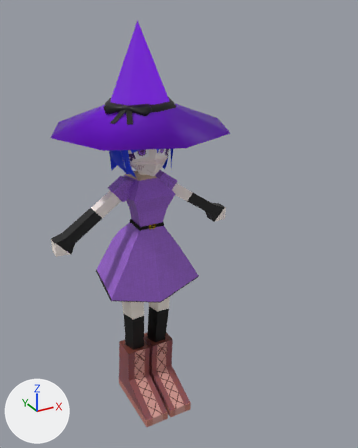
A saved change to the Blender file Animations/Molly_the_mage_Ref/molly the mage.blend.
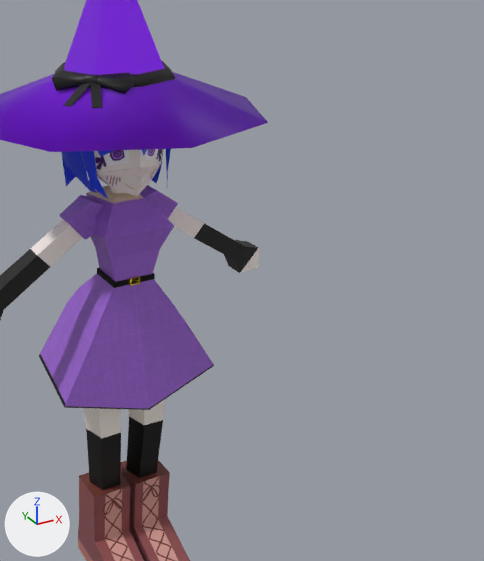
There are two pictures of each version: one whole from a 50 mm camera at (-1.2, -2.66, 2.62) aimed at (0.28, 0.04, 1.28), one close up on the part from 20% to 100% of the width and 14% to 87% of the height. Lighting does not change. The marker at lower left points along +X, +Y and +Z. The first two pictures are the older version.

Before the edit, the objects in view are built like this:
```python
me_cube_015 = bpy.data.meshes.new('Cube.015')
me_cube_015.from_pydata(...)  # 588 vertices, 564 faces; spans x -0.54..0.54, y -0.42..0.56, z 0.0..2.32
me_cube_015.materials.append(mat_boots_m)  # picture img_boots_png_001
me_cube_015.materials.append(mat_material_004)  # blue #0036e7
me_cube_015.materials.append(mat_skin)  # pale yellow #fff4e7
me_cube_015.materials.append(mat_eyes_m)  # picture img_eyes_png_001
me_cube_015.materials.append(mat_mouth_m)  # picture img_mouth_png_001
me_cube_015.materials.append(mat_torso_m)  # picture img_torso_png_001
me_cube_015.materials.append(mat_skirt)  # picture img_skirt_png_001
me_cube_015.materials.append(mat_material_006)  # purple #7b01e7
me_cube_015.materials.append(mat_material_005)  # black #000000
me_cube_015.materials.append(mat_arms_m)  # picture img_arms_png_001
me_cube_015.materials.append(mat_legs_m)  # picture img_legs_png_001
me_cube_015.materials.append(mat_material)  # black #000000
me_cube_015.materials.append(mat_material_001)  # yellow #e7c319
ob_mage = bpy.data.objects.new('mage ', me_cube_015)
ob_mage.location = (0.0, -0.078, -0.001)
ob_mage.scale = (1.1, 1.1, 1.1)
```
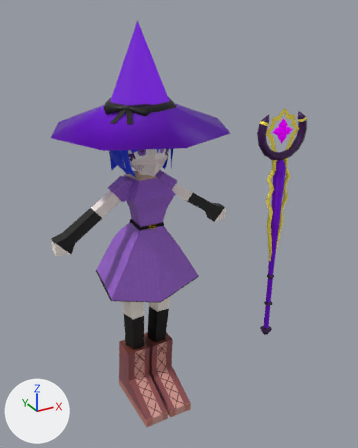
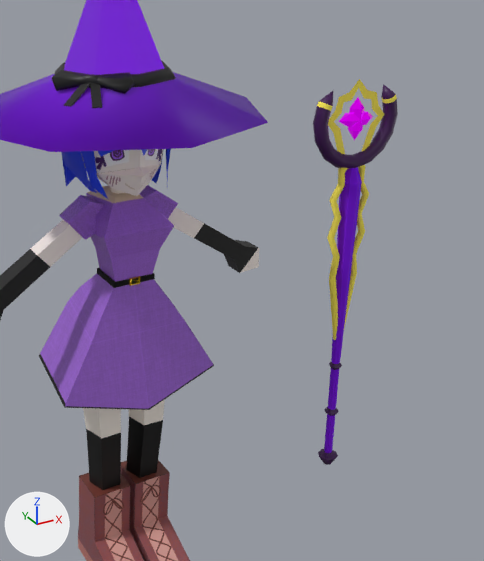
Edits to the bpy script that builds the scene:
```text
Add mat_rod:
    mat_rod = principled_material('rod')
    mat_rod.base_color = (0.198, 0.000304, 0.799)  # purple #7b01e7
    mat_rod.roughness = 1.0
Add mat_glow:
    mat_glow = principled_material('glow')
    mat_glow.base_color = (0.578, 0.0, 0.604)  # pink #c800cc
    mat_glow.metallic = 1.0
    mat_glow.roughness = 0.0
    mat_glow.emission_color = (0.325, 0.0, 0.448)  # purple #9a00b3
    mat_glow.emission_strength = 1.1
Add mat_material_002:
    mat_material_002 = principled_material('Material.002')
    mat_material_002.base_color = (0.0421, 0.0, 0.0764)  # dark purple #3a004e
Add mat_highlights:
    mat_highlights = principled_material('highlights')
    mat_highlights.base_color = (1.0, 0.852, 0.0979)  # yellow #ffee58
    mat_highlights.roughness = 1.0
Add me_cylinder:
    me_cylinder.from_pydata(...)  # 456 vertices, 438 faces; spans x -0.85..0.85, y -0.2..0.2, z -1.19..6.27
    # faces by material slot: [34, 144, 36, 224]
    me_cylinder.materials.append(mat_rod)  # purple #7b01e7
    me_cylinder.materials.append(mat_material_002)  # dark purple #3a004e
    me_cylinder.materials.append(mat_glow)  # pink #c800cc, glowing purple #9a00b3
    me_cylinder.materials.append(mat_highlights)  # yellow #ffee58
Add ob_cylinder:
    ob_cylinder = bpy.data.objects.new('Cylinder', me_cylinder)
    ob_cylinder.location = (1.08, 0.0, 0.423)
    ob_cylinder.scale = (0.25, 0.25, 0.25)
```

Pixel boxes (x1, y1, x2, y2) of what changed, in the close-ups (484 x 561 px):
'Cylinder', added
    after: (313, 79, 398, 465)
    faces in mat_rod (purple #7b01e7): (324, 167, 362, 453)
    faces in mat_highlights (yellow #ffee58): (317, 79, 397, 340)
    faces in mat_material_002 (dark purple #3a004e): (313, 84, 398, 465)
    faces in mat_glow (pink #c800cc, glowing purple #9a00b3): (339, 97, 373, 140)
